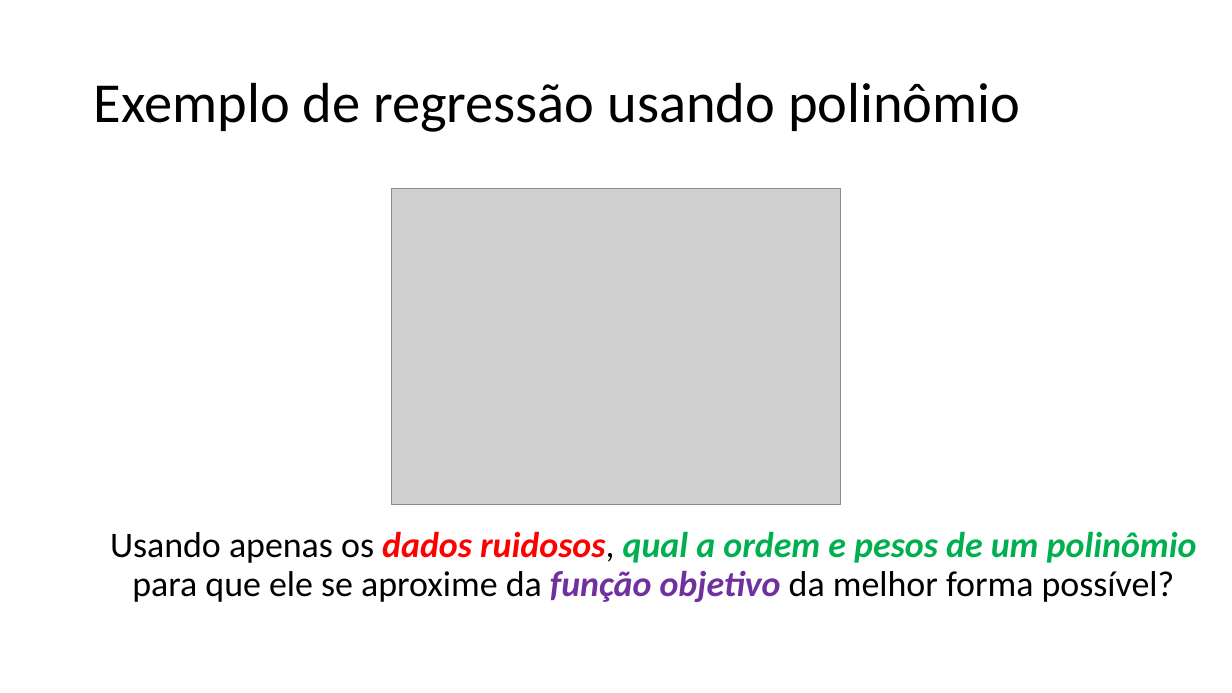
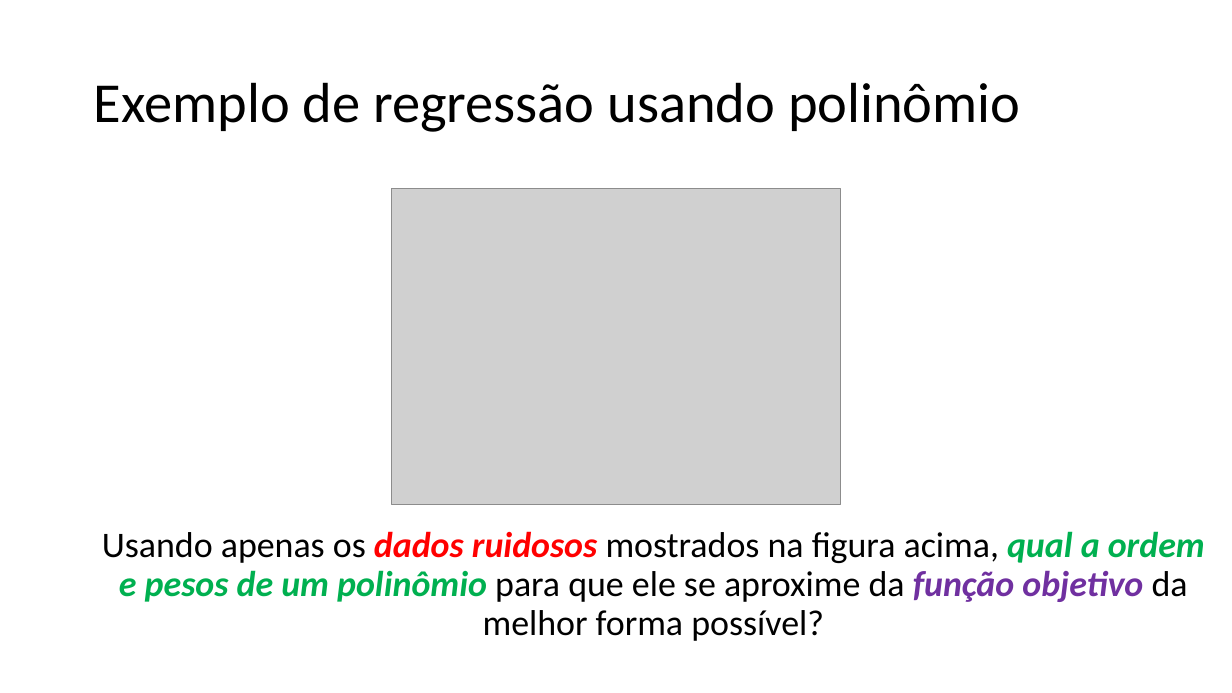
Before and after one commit to zz4fap/t319_aprendizado_de_maquina, a slide deck: slide 23 of slides/T319_Regressão_Linear (Parte IV).pptx (slide 21 before the commit). Drawn at 1232x693 pixels with LibreOffice and Linux fonts; fonts in the diff are those of the drawing; grey boxes stand for pictures. Boxes give left, top, right and bottom in pixels: in the first picture for what was removed or moved away, otherwise in the second. Text is boxed around its words. In the diff, an @@ line names an element or a change of style, - is before the commit and + after.

```diff
--- a/slides/T319_Regressão_Linear (Parte IV).pptx
+++ b/slides/T319_Regressão_Linear (Parte IV).pptx
@@ text at (x1=102, y1=531, x2=1205, y2=641): text changed @@
-Usando apenas os dados ruidosos, qual a ordem e pesos de um polinômio para que ele se aproxime da função objetivo da melhor forma possível?
+Usando apenas os dados ruidosos mostrados na figura acima, qual a ordem e pesos de um polinômio para que ele se aproxime da função objetivo da melhor forma possível?
```
Also in this commit, not shown: 6 other slides changed, 3 slides added, 1 slide removed, 2 other files.
